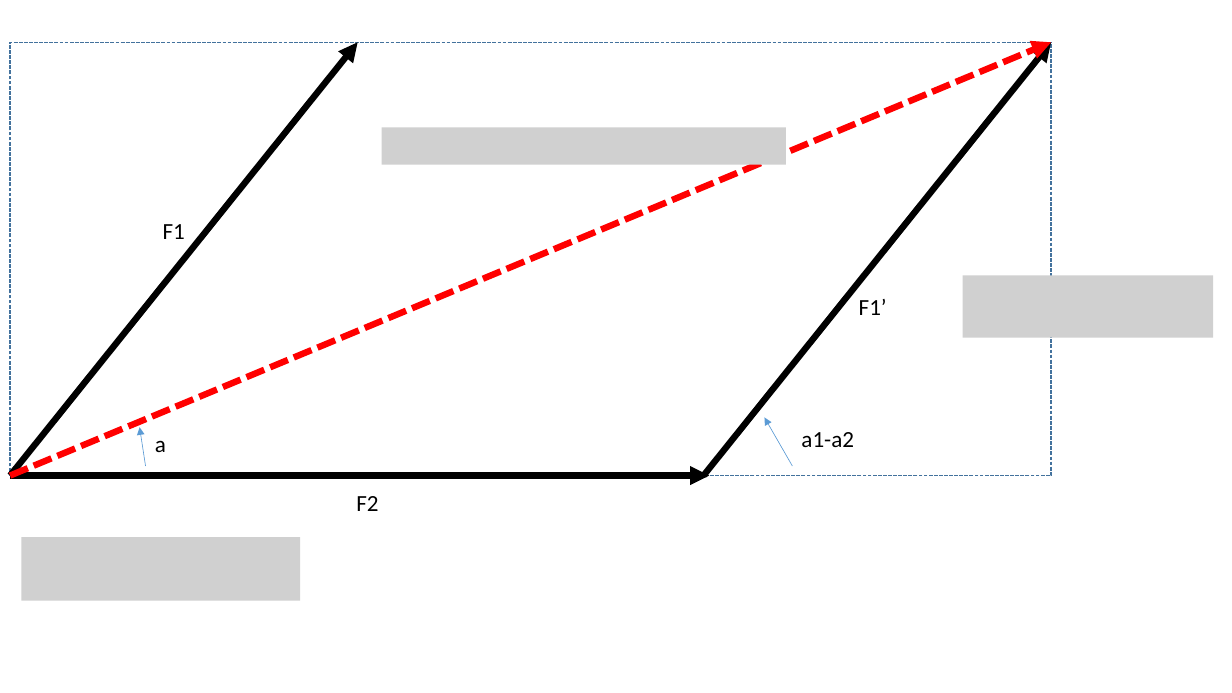
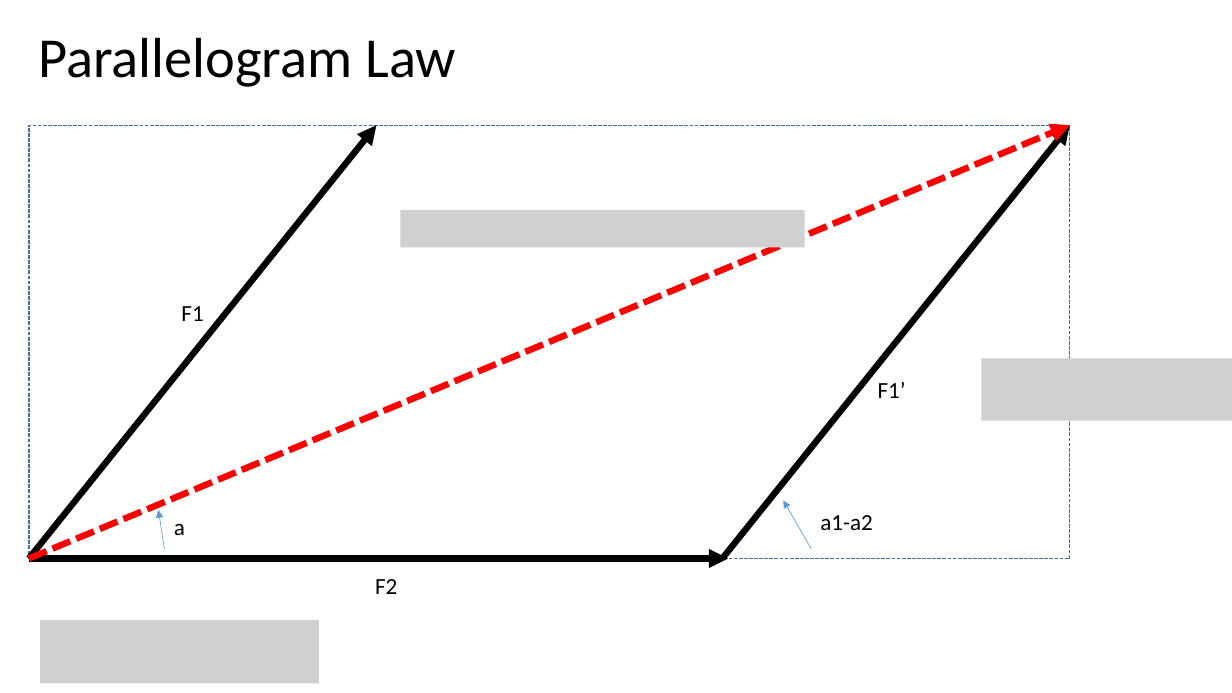
Before and after one commit to xieguigang/sciBASIC, a slide deck: slide 1 of gr/physics/Figures.pptx. Drawn at 1232x693 pixels with LibreOffice and Linux fonts; fonts in the diff are those of the drawing; grey boxes stand for pictures. Boxes give left, top, right and bottom in pixels: in the first picture for what was removed or moved away, otherwise in the second. Text is boxed around its words. In the diff, an @@ line names an element or a change of style, - is before the commit and + after.

```diff
--- a/gr/physics/Figures.pptx
+++ b/gr/physics/Figures.pptx
@@ title added at bbox=[38, 37, 456, 87], 44 pt, text #000000 @@
+Parallelogram Law
@@ 5 arrows, 1 picture, 1 text, 1 rectangle: place and size @@
-5 arrows, 1 picture, 1 text, 1 rectangle at bbox=[10, 43, 1052, 476]
+5 arrows, 1 picture, 1 text, 1 rectangle at bbox=[29, 125, 1070, 558]
@@ 4 texts, 2 pictures, 1 arrow: place and size @@
-4 texts, 2 pictures, 1 arrow at bbox=[21, 275, 1214, 601]
+4 texts, 2 pictures, 1 arrow at bbox=[41, 359, 1232, 684]
```
Also in this commit, not shown: 1 slide added, 2 other files.
